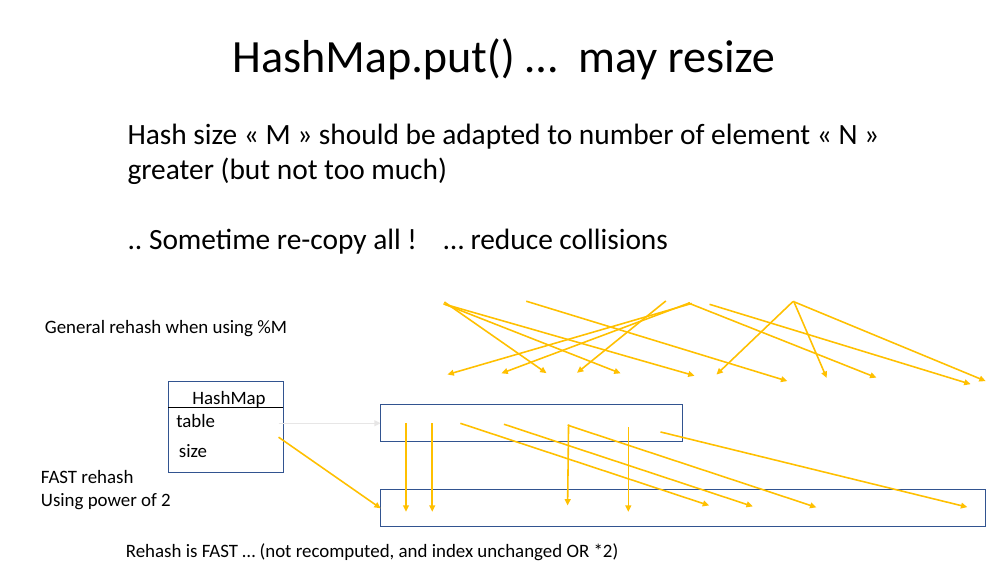
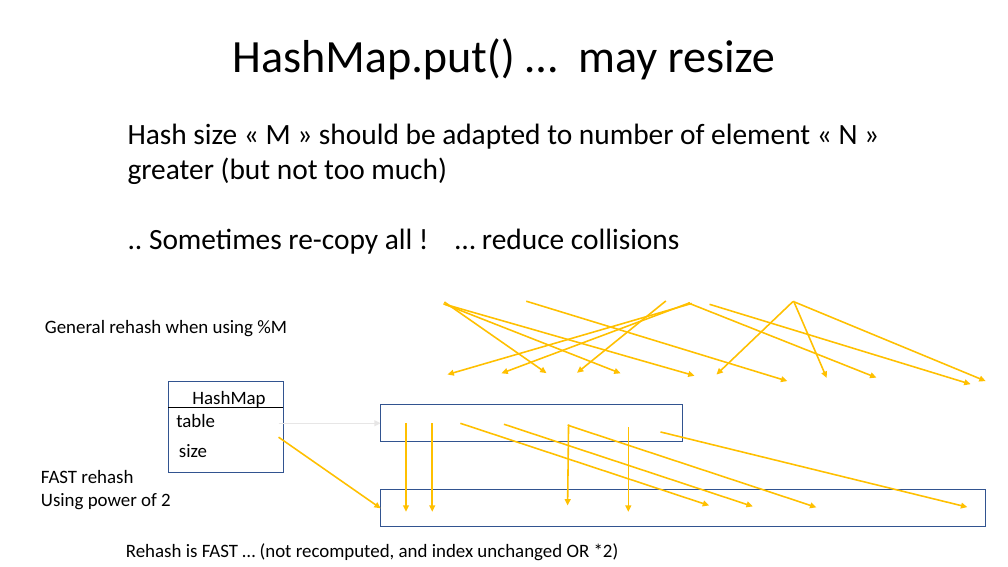
Before and after one commit to Arnaud-Nauwynck/presentations, a slide deck: slide 29 of java/Basic-Data-Structures.pptx. Drawn at 1008x567 pixels with LibreOffice and Linux fonts; fonts in the diff are those of the drawing. Boxes give left, top, right and bottom in pixels: in the first picture for what was removed or moved away, otherwise in the second. Text is boxed around its words. In the diff, an @@ line names an element or a change of style, - is before the commit and + after.

```diff
--- a/java/Basic-Data-Structures.pptx
+++ b/java/Basic-Data-Structures.pptx
@@ text at bbox=[149, 228, 679, 254]: text changed @@
-.. Sometime re-copy all ! … reduce collisions
+.. Sometimes re-copy all ! … reduce collisions
```
Also in this commit, not shown: 3 other files.
